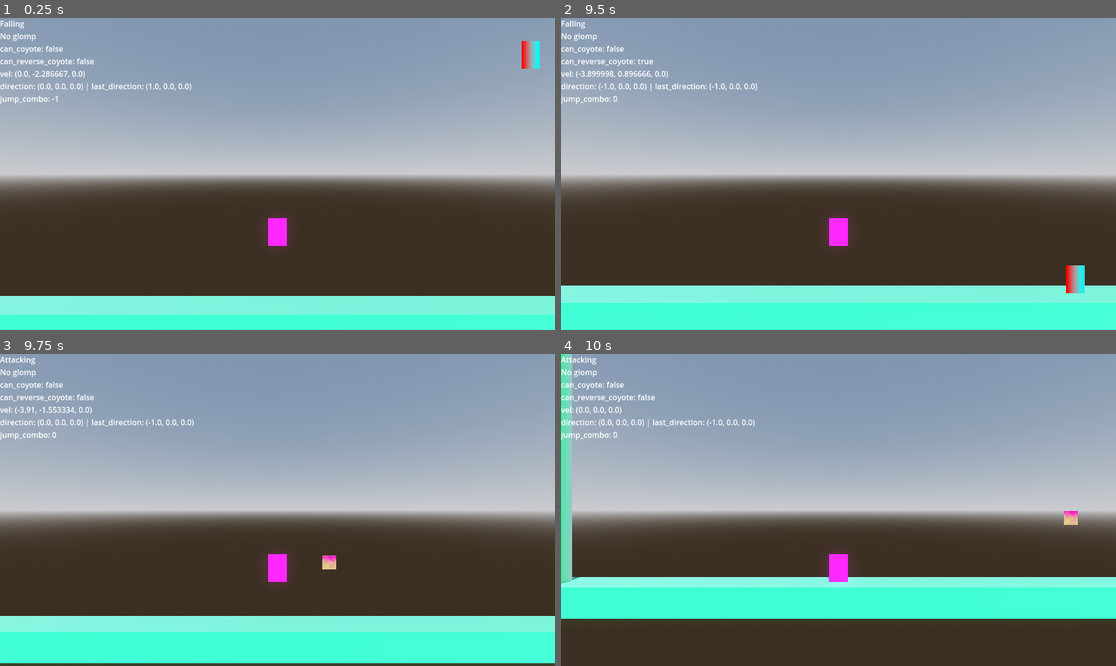
Above: before the commit, frames 1-4 (two rows, left to right).
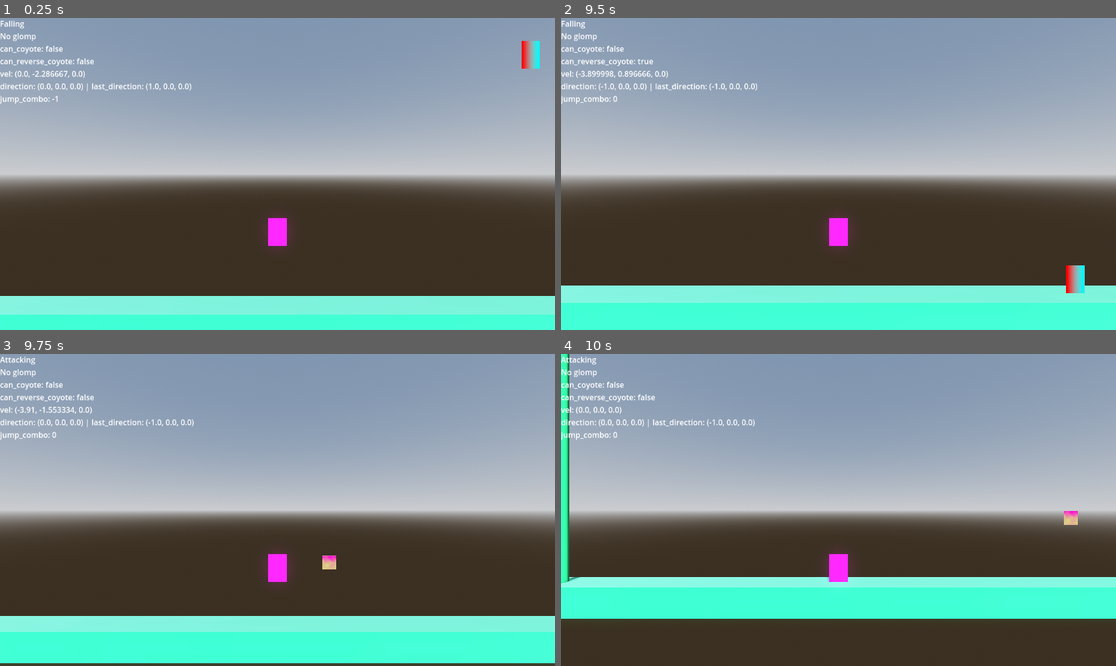
Above: after the commit, the same moments.

Repository: b3e3e3/ultimate-glomp
Game: Godot game, scene res://sandbox.tscn
Two runs of this game, one before a commit and one after it. Both use one fixed random seed, a clock stepped at 60 frames per second and the inputs below.
Inputs (mouse positions are in pixels of both pictures, inside the frame that each line leads up to):
- Up to frame 1 (0.25 s): no input
- Up to frame 2 (9.5 s): tap Enter at 0.5, 2.1, 7.35 s; move the mouse to (960, 158) at 0.52 s; hold D (move_right) 0.53-1.28 s; tap Space (jump) at 0.6, 0.77, 1.07, 1.52, 1.55, 1.82, 2.3, 3.02, 3.05, 3.32, 3.77, 3.8, 4.07, 4.52, 4.55, 4.82, 5.3, 5.85, 6.02, 6.32, 6.77, 6.8, 7.07, 7.52, 7.55, 7.82, 8.3, 9.02, 9.05, 9.32 s; click (960, 158) at 0.67 s; move the mouse to (727, 189) at 1.27 s; hold S (move_down) 1.28-2.03 s; click (727, 189) at 1.35 s; move the mouse to (894, 105) at 2.02 s; hold D (move_right) 2.03-2.78 s; move the mouse to (810, 236) at 2.77 s; hold W (move_up) 2.78-3.53 s; tap Keypad Enter at 2.85, 8.1 s; click (810, 236) at 2.92 s; move the mouse to (1005, 220) at 3.52 s; hold A (move_left) 3.53-5.03 s; tap C at 3.6, 8.85 s; move the mouse to (672, 127) at 4.27 s; tap Tab at 4.35 s; move the mouse to (866, 174) at 5.02 s; hold S (move_down) 5.03-5.78 s; tap R at 5.1 s; click (866, 174) at 5.17 s; move the mouse to (755, 96) at 5.77 s; hold D (move_right) 5.78-6.53 s; move the mouse to (960, 158) at 6.52 s; hold W (move_up) 6.53-7.28 s; click (960, 158) at 6.6 s; move the mouse to (727, 189) at 7.27 s; hold D (move_right) 7.28-8.03 s; click (727, 189) at 7.42 s; move the mouse to (894, 105) at 8.02 s; hold S (move_down) 8.03-8.78 s; move the mouse to (810, 236) at 8.77 s; hold A (move_left) from 8.78 s (still down)
- Up to frame 3 (9.75 s): move the mouse to (444, 556) at 9.52 s; release A (move_left) at 9.53 s; hold W (move_up) from 9.53 s (still down); tap Tab at 9.6 s; click (444, 556) at 9.67 s
- Up to frame 4 (10 s): keep holding W (move_up); tap Space (jump) at 9.77, 9.8 s

Frames 1-3 are identical in both runs. In frame 4, 1.3% of the frame differs, in the area x 0-3%, y 0-74%.

Commit message:
pride

Diff:
--- a/character/character.gd
+++ b/character/character.gd
@@ -15,6 +15,8 @@
 
 @export var JUMP_VELOCITY: Vector3 = Vector3(0, 4.0, 0)
 @export var WALL_SLIDE_SPEED: float = 1.0
+
+var remaining_jumps: int = 0
 
 var gravity_enabled: bool = true
 var move_enabled: bool = true
@@ -68,6 +70,9 @@
 
 func jump(force: Vector3 = JUMP_VELOCITY) -> void:
 	print("Jumping with force: ", force)
+
+	if remaining_jumps > 0:
+		remaining_jumps -= 1
 
 	velocity.y = force.y
 	jumped.emit()
--- a/character/player/combo_jump.gd
+++ b/character/player/combo_jump.gd
@@ -1,5 +1,7 @@
 class_name ComboJump extends Node
 
+
+signal jumped(combo: int)
 signal combo_added(combo: int)
 signal timer_expired(combo: int)
 
@@ -11,10 +13,14 @@
 
 @onready var timer: Timer = Timer.new()
 
+@onready var character: Character = get_parent() as Character
+
 
 func _ready():
 	add_child(timer)
 	timer.timeout.connect(_on_timeout)
+
+	character.jumped.connect(_on_character_jump)
 
 
 func combo_limit_reached() -> bool:
@@ -35,6 +41,7 @@
 
 	current_combo += 1
 	combo_added.emit(current_combo)
+	print("COMBO ADDED!")
 
 	return true
 
@@ -49,3 +56,10 @@
 	reset()
 
 	timer_expired.emit(old_combo)
+
+func _on_character_jump():
+	jumped.emit(current_combo)
+
+
+func get_jump_force() -> Vector3:
+	return (character.get_jump_force() / 3) * (max(0, current_combo - 1) as int)
--- a/character/player/player.gd
+++ b/character/player/player.gd
@@ -8,8 +8,8 @@
 
 @onready var glomp_area: Area3D = $GlompArea
 @onready var climb_area: Area3D = $ClimbArea
+@onready var sprite: PlayerSprite = $Sprite
 
-@onready var combo_jump: ComboJump = $ComboJump
 
 var glomped_body: Node3D
 
@@ -76,3 +76,9 @@
 	# remove glomped body
 	unglomped.emit(glomped_body)
 	glomped_body = null
+
+func do_flip(dir: Vector3 = last_direction):
+	sprite.do_flip(dir)
+
+func cancel_flip():
+	sprite.cancel_flip()
--- a/character/player/sprite.gd
+++ b/character/player/sprite.gd
@@ -4,9 +4,8 @@
 
 var tween: Tween = null
 
-func _on_player_jumped() -> void:
-	if player.combo_jump.current_combo == 3:
-		do_flip(player.last_direction)
+# func _on_player_jumped() -> void:
+# func _on_combo_jump_jumped(current_combo: int) -> void:
 
 func cancel_flip():
 	if not tween: return
@@ -25,3 +24,9 @@
 		.tween_property(self, ^"rotation_degrees", self.rotation_degrees + (Vector3.FORWARD * angle), 0.5)
 	await tween.finished
 	tween = null
+
+
+func _on_state_machine_state_changed(new_state: State, _previous_state: State) -> void:
+	match new_state.name:
+		&"Climbing":
+			player.cancel_flip()
--- a/character/player/state/_player_state.gd
+++ b/character/player/state/_player_state.gd
@@ -21,7 +21,8 @@
 	l.text += '\n' + 'can_reverse_coyote: ' + str($"../Falling"._can_reverse_coyote)
 	l.text += '\n' + 'vel: ' + str(player.velocity)
 	l.text += '\n' + 'direction: %s | last_direction: %s' % [character.direction, character.last_direction]
-	l.text += '\n' + 'jump_combo: ' + str(player.combo_jump.current_combo)
+	if player.has_node(^"ComboJump"):
+		l.text += '\n' + 'jump_combo: ' + str(player.get_node(^"ComboJump").current_combo)
 
 	super.on_update(_delta)
 
--- a/character/player/state/climbing.gd
+++ b/character/player/state/climbing.gd
@@ -18,10 +18,6 @@
 
 	# disable our forced direction
 	controller.force_direction = Vector3.ZERO
-
-	# reset combo jump and cancel flip. TODO: don't reference sprite directly
-	player.combo_jump.reset()
-	player.get_node(^"Sprite").cancel_flip()
 
 	# start the slide timer
 	$SlideManager.should_slide = false
@@ -118,7 +114,6 @@
 
 func on_exit() -> void:
 	character.gravity_enabled = true
-	character.velocity.y = 0
 
 	$SlideManager.should_slide = false
 	if slide_particles:
--- a/character/player/state/falling.gd
+++ b/character/player/state/falling.gd
@@ -4,6 +4,7 @@
 @onready var glomping_state: State = $"../Glomping"
 @onready var throwing_state: State = $"../Throwing"
 @onready var jumping_state: State = $"../Jumping"
+@onready var coyote_jumping_state: State = $"../CoyoteJumping"
 @onready var climbing_state: State = $"../Climbing"
 @onready var attacking_state: State = $"../Attacking"
 
@@ -22,8 +23,6 @@
 
 var climb_hopping: bool = false
 
-var jumps: int = 0
-
 
 func on_enter(_previous_state: State, data := {}) -> void:
 	character.gravity_enabled = true
@@ -33,13 +32,12 @@
 	_can_reverse_coyote = false
 	climb_hopping = data.get(&'just_climbed', false)
 
-	jumps = data.get(&'jumps', 0)
+	character.remaining_jumps = data.get(&'jumps', 0)
 
 	_speed = data.get(&"air_move_speed", character.get_speed())
 	_accel = data.get(&"air_accel_speed", character.get_accel_speed())
 	_decel = data.get(&"air_decel_speed", character.get_decel_speed())
 
-	# TODO: this doesnt work. opting for double jumps instead
 	if can_coyote:
 		# disable coyote timer after <coyote_time> seconds
 		var ct: float = data.get(&'coyote_time', coyote_time)
@@ -70,10 +68,11 @@
 
 	elif controller.get_jump_input():
 		if can_coyote:
+			goto(coyote_jumping_state)
+
+		elif character.remaining_jumps > 0:
 			goto(jumping_state)
-		elif jumps > 0:
-			player.combo_jump.progress()
-			goto(jumping_state)
+
 		elif not _can_reverse_coyote:
 			_can_reverse_coyote = true
 			get_tree().create_timer(reverse_coyote_time).timeout.connect(func():
--- a/character/player/state/idle.gd
+++ b/character/player/state/idle.gd
@@ -9,16 +9,7 @@
 func on_enter(_previous_state: State, data := {}) -> void:
 	player.gravity_enabled = true
 	player.move_enabled = true
-
-	if check_for_glomping():
-		player.combo_jump.reset()
-		player.combo_jump.cancel_timer()
-
-	if _previous_state:
-		if player.combo_jump.progress() and player.combo_jump.is_comboing():
-				$"../../ComboParticles".emitting = true
-				$"../../ComboParticles".amount_ratio = (player.combo_jump.current_combo / 3.0)
-				$"../../ComboParticles".process_mode = PROCESS_MODE_ALWAYS
+	# TODO: DIRECT REFERENCE TO COMBOJUMP BAD!!!!
 
 	if data.get(&"reverse_coyote", false):
 		data.erase(&"reverse_coyote")
@@ -38,7 +29,3 @@
 		goto(attacking_state)
 
 	super.on_physics_update(_delta)
-
-
-func _on_player_glomped(_body: PhysicsBody3D) -> void:
-	player.combo_jump.reset()
--- a/character/player/state/jumping.gd
+++ b/character/player/state/jumping.gd
@@ -9,11 +9,9 @@
 	if not data.has(&'just_jumped'):
 		data.set(&'just_jumped', true)
 
-	var combo_force := (character.get_jump_force() / 3) * (max(0, player.combo_jump.current_combo - 1) as int)
-	var force: Vector3 = data.get(&'jump_force', character.get_jump_force() + combo_force)
+	var force: Vector3 = data.get(&'jump_force', character.get_jump_force())
 
 	character.jump(force)
 
-	player.combo_jump.cancel_timer()
-
+	# goto(falling_state, data)
 	goto(falling_state, data)
--- a/character/player/state/throwing.gd
+++ b/character/player/state/throwing.gd
@@ -14,7 +14,6 @@
 
 	await get_tree().create_timer(1.0).timeout
 
-	player.combo_jump.progress() # TODO: do we want this? progress combo jump when throwing the object
 	goto(jump_state)
 
 func on_exit() -> void:
--- /dev/null
+++ b/equipment/combo_pants.gd
@@ -0,0 +1,57 @@
+@tool
+class_name ComboPants extends Equipment
+
+var combo_jump: ComboJump
+
+var owner: Player = null
+
+
+func _on_combo_added(_combo: int):
+	adds.set(&"jump_force", combo_jump.get_jump_force())
+
+func _on_combo_timer_expired(_combo: int):
+	adds.set(&"jump_force", Vector3.ZERO)
+
+func initialize(item_owner: Character) -> void:
+	print("Initializing combo pants! Owner: ", item_owner.name)
+	owner = item_owner
+
+	combo_jump = ComboJump.new()
+	combo_jump.name = &"ComboJump"
+
+	owner.add_child.call_deferred(combo_jump)
+
+	owner.get_node(^"StateMachine").state_changed.connect(_on_state_machine_state_changed) # TODO: maybe don't assume the character has a state machine
+
+	owner.glomped.connect(_on_player_glomped)
+	combo_jump.combo_added.connect(_on_combo_added)
+	combo_jump.timer_expired.connect(_on_combo_timer_expired)
+
+
+func _on_player_glomped(_body: PhysicsBody3D) -> void:
+	combo_jump.reset()
+
+func _on_state_machine_state_changed(new_state: State, _previous_state: State) -> void:
+	print(new_state.name)
+	match new_state.name:
+		&"Climbing":
+			# reset combo jump and cancel flip.
+			combo_jump.reset()
+		&"Jumping":
+			combo_jump.cancel_timer()
+			if combo_jump.current_combo == 3:
+				owner.get_node(^"Sprite").do_flip(owner.last_direction) # TODO: direct reference!
+		&"Idle":
+			combo_jump.progress()
+			if new_state is PlayerState:
+				if new_state.check_for_glomping():
+					combo_jump.reset()
+					combo_jump.cancel_timer()
+
+				if _previous_state:
+					if combo_jump.is_comboing():# and combo_jump.progress():
+						owner.get_node(^"ComboParticles").emitting = true # TODO: direct reference!
+						owner.get_node(^"ComboParticles").amount_ratio = combo_jump.current_combo / 3.0
+						owner.get_node(^"ComboParticles").process_mode = Node.PROCESS_MODE_ALWAYS
+		&"Throwing":
+			combo_jump.progress() # TODO: do we want this? progress combo jump when throwing the object
--- a/equipment/equip_inventory.gd
+++ b/equipment/equip_inventory.gd
@@ -2,6 +2,14 @@
 
 @export var equipment: Array[Equipment] = []
 
+
+func _ready() -> void:
+	for e in equipment:
+		e.initialize(owner)
+
+func equip(item: Equipment) -> void:
+	item.initialize(owner)
+	# item.equip()
 
 func get_all_adds(key: StringName) -> Variant:
 	var default: Variant = Equipment.get_default(Equipment.BuffTypes[key])
--- a/player.tscn
+++ b/player.tscn
@@ -1,13 +1,14 @@
-[gd_scene load_steps=31 format=3 uid="uid://c1wv0ies7lixs"]
+[gd_scene load_steps=33 format=3 uid="uid://c1wv0ies7lixs"]
 
 [ext_resource type="Script" uid="uid://bt0fbp0l6xn61" path="res://character/player/player.gd" id="1_1jxqw"]
+[ext_resource type="Script" uid="uid://bkq11pbfu554k" path="res://equipment/equipment.gd" id="2_5tmop"]
 [ext_resource type="Script" uid="uid://01tdfipkjgo6" path="res://states/state_machine.gd" id="2_dw050"]
 [ext_resource type="Script" uid="uid://bvr66sg8l5ano" path="res://projectile/projectile_spawner.gd" id="2_n7ghd"]
 [ext_resource type="Script" uid="uid://c5uuk14tic07f" path="res://equipment/equip_inventory.gd" id="2_pbfsw"]
 [ext_resource type="Script" uid="uid://2mkoc7e487wg" path="res://character/player/state/idle.gd" id="3_b26j0"]
 [ext_resource type="PackedScene" uid="uid://4ur8modix6my" path="res://character/player/player_weapon_projectile.tscn" id="3_nvl01"]
+[ext_resource type="Script" uid="uid://cflf0f0h3etib" path="res://equipment/combo_pants.gd" id="4_5tmop"]
 [ext_resource type="Script" uid="uid://b16ywy7ggd0m" path="res://character/player/sprite.gd" id="4_606se"]
-[ext_resource type="Script" uid="uid://bjtfwvaa3krvv" path="res://character/player/combo_jump.gd" id="4_bwjto"]
 [ext_resource type="Script" uid="uid://dsjk5ljw0trgx" path="res://character/player/state/moving.gd" id="4_n7ghd"]
 [ext_resource type="Shader" uid="uid://ba30xefyxbqmj" path="res://rotatable_billboard.tres" id="4_op7ga"]
 [ext_resource type="Texture2D" uid="uid://dpg7wycj3ftp2" path="res://Untitled.png" id="4_u1c27"]
@@ -21,6 +22,33 @@
 [ext_resource type="Script" path="res://character/player/slide_manager.gd" id="16_pylmc"]
 [ext_resource type="Texture2D" uid="uid://qhbkquiln6bf" path="res://addons/kenney_particle_pack/smoke_06.png" id="18_q13i1"]
 
+[sub_resource type="Resource" id="Resource_7ahtn"]
+script = ExtResource("4_5tmop")
+name = "Combo Pants"
+adds = Dictionary[StringName, Variant]({
+&"accel_speed": 0.0,
+&"air_accel_speed": 0.0,
+&"air_decel_speed": 0.0,
+&"air_speed": 0.0,
+&"decel_speed": 0.0,
+&"jump_force": Vector3(0, 0, 0),
+&"jumps_after_climbing": 0,
+&"speed": 0.0,
+&"wall_slide_speed": 0.0
+})
+multipliers = Dictionary[StringName, float]({
+&"accel_speed": 1.0,
+&"air_accel_speed": 1.0,
+&"air_decel_speed": 1.0,
+&"air_speed": 1.0,
+&"decel_speed": 1.0,
+&"jump_force": 1.0,
+&"jumps_after_climbing": 1.0,
+&"speed": 1.0,
+&"wall_slide_speed": 1.0
+})
+metadata/_custom_type_script = "uid://cflf0f0h3etib"
+
 [sub_resource type="ShaderMaterial" id="ShaderMaterial_q13i1"]
 render_priority = 0
 shader = ExtResource("4_op7ga")
@@ -30,7 +58,7 @@
 height = 0.48
 
 [sub_resource type="BoxShape3D" id="BoxShape3D_u1c27"]
-size = Vector3(0.48, 0.64, 0.48)
+size = Vector3(0.48, 0.28881836, 0.48)
 
 [sub_resource type="BoxShape3D" id="BoxShape3D_op7ga"]
 size = Vector3(0.32, 0.2, 0.32)
@@ -99,6 +127,7 @@
 
 [node name="EquipInventory" type="Node" parent="."]
 script = ExtResource("2_pbfsw")
+equipment = Array[ExtResource("2_5tmop")]([SubResource("Resource_7ahtn")])
 
 [node name="ProjectileSpawner" type="Node3D" parent="."]
 transform = Transform3D(1, 0, 0, 0, 1, 0, 0, 0, 0, 0, 0, 0)
@@ -133,9 +162,6 @@
 shape = SubResource("BoxShape3D_op7ga")
 debug_color = Color(0.74509805, 0.6745098, 0, 0.41960785)
 
-[node name="ComboJump" type="Node" parent="."]
-script = ExtResource("4_bwjto")
-
 [node name="StateMachine" type="Node" parent="."]
 script = ExtResource("2_dw050")
 metadata/_custom_type_script = "uid://01tdfipkjgo6"
@@ -148,6 +174,9 @@
 script = ExtResource("4_n7ghd")
 
 [node name="Jumping" type="Node" parent="StateMachine"]
+script = ExtResource("5_nvl01")
+
+[node name="CoyoteJumping" type="Node" parent="StateMachine"]
 script = ExtResource("5_nvl01")
 
 [node name="Falling" type="Node" parent="StateMachine"]
@@ -197,3 +226,4 @@
 
 [connection signal="glomped" from="." to="StateMachine/Idle" method="_on_player_glomped"]
 [connection signal="jumped" from="." to="Sprite" method="_on_player_jumped"]
+[connection signal="state_changed" from="StateMachine" to="Sprite" method="_on_state_machine_state_changed"]
--- a/sandbox.tscn
+++ b/sandbox.tscn
@@ -63,17 +63,22 @@
 [sub_resource type="BoxShape3D" id="BoxShape3D_ypj6x"]
 size = Vector3(0.15, 5.02, 0.15)
 
-[sub_resource type="GradientTexture2D" id="GradientTexture2D_p7lbm"]
-gradient = SubResource("Gradient_cojph")
-width = 15
-height = 555
+[sub_resource type="Gradient" id="Gradient_ypj6x"]
+colors = PackedColorArray(0, 0.975293, 0.39971256, 1, 0.67587477, 0.49745536, 0.7503111, 1)
 
-[sub_resource type="StandardMaterial3D" id="StandardMaterial3D_44b12"]
-albedo_texture = SubResource("GradientTexture2D_p7lbm")
+[sub_resource type="GradientTexture2D" id="GradientTexture2D_44b12"]
+gradient = SubResource("Gradient_ypj6x")
+width = 1300
+height = 50
 
-[sub_resource type="BoxMesh" id="BoxMesh_0fpt2"]
-material = SubResource("StandardMaterial3D_44b12")
-size = Vector3(0.15, 5, 0.15)
+[sub_resource type="StandardMaterial3D" id="StandardMaterial3D_0fpt2"]
+albedo_texture = SubResource("GradientTexture2D_44b12")
+
+[sub_resource type="CylinderMesh" id="CylinderMesh_igx0j"]
+material = SubResource("StandardMaterial3D_0fpt2")
+top_radius = 0.075
+bottom_radius = 0.075
+height = 5.0
 
 [sub_resource type="Gradient" id="Gradient_rjrbw"]
 colors = PackedColorArray(1, 0, 0, 1, 0, 1, 1, 1)
@@ -159,7 +164,7 @@
 shape = SubResource("BoxShape3D_ypj6x")
 
 [node name="MeshInstance3D" type="MeshInstance3D" parent="Pole"]
-mesh = SubResource("BoxMesh_0fpt2")
+mesh = SubResource("CylinderMesh_igx0j")
 
 [node name="Player" parent="." instance=ExtResource("1_cojph")]
 transform = Transform3D(0.99999964, 0.0008726645, 0, -0.0008726645, 0.99999964, 0, 0, 0, 1, 0, 1.7893027, 0)
@@ -177,7 +182,7 @@
 [node name="Enemy2" parent="." instance=ExtResource("4_rvmsc")]
 transform = Transform3D(1, 0, 0, 0, 1, 0, 0, 0, 1, 4.36, 4.84, 0)
 
-[node name="Sprite" parent="Enemy2" index="3"]
+[node name="Sprite" parent="Enemy2" index="4"]
 texture = SubResource("GradientTexture1D_ypj6x")
 
 [node name="Camera3D" type="Camera3D" parent="."]
--- a/states/state_machine.gd
+++ b/states/state_machine.gd
@@ -1,6 +1,6 @@
 class_name StateMachine extends Node
 
-signal state_changed(previous_state: State, new_state: State)
+signal state_changed(new_state: State, previous_state: State)
 
 @export var initial_state: State
 @onready var state: State = (func() -> State:
@@ -32,8 +32,10 @@
 	assert(target_state != null, owner.name + ": Trying to transition to state " + target_state.name + " but it does not exist.")
 	# LimboConsole.info("[%s] State %s -> %s" % [owner.name, state.name, target_state.name])
 	var previous_state := state
-	state.on_exit()
-	state = target_state
-	state.on_enter(previous_state, data)
+	(func():
+		state.on_exit()
+		state = target_state
+		state.on_enter(previous_state, data)
 
-	state_changed.emit(previous_state, state)
+		state_changed.emit(state, previous_state)
+	).call_deferred()
Not shown, added: equipment/combo_pants.gd.uid
Not shown: 1 places in sandbox.tscn that only renumber resources
